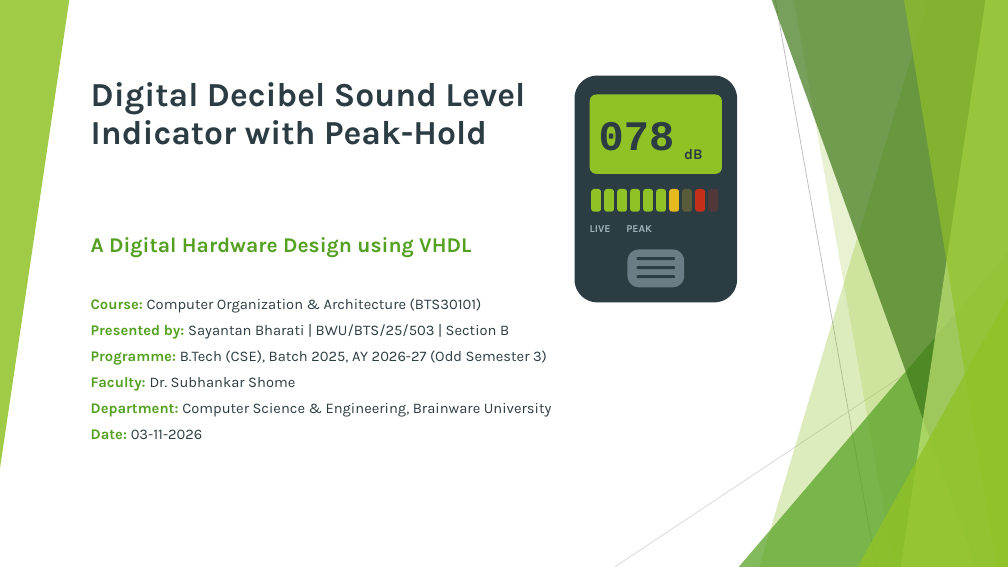
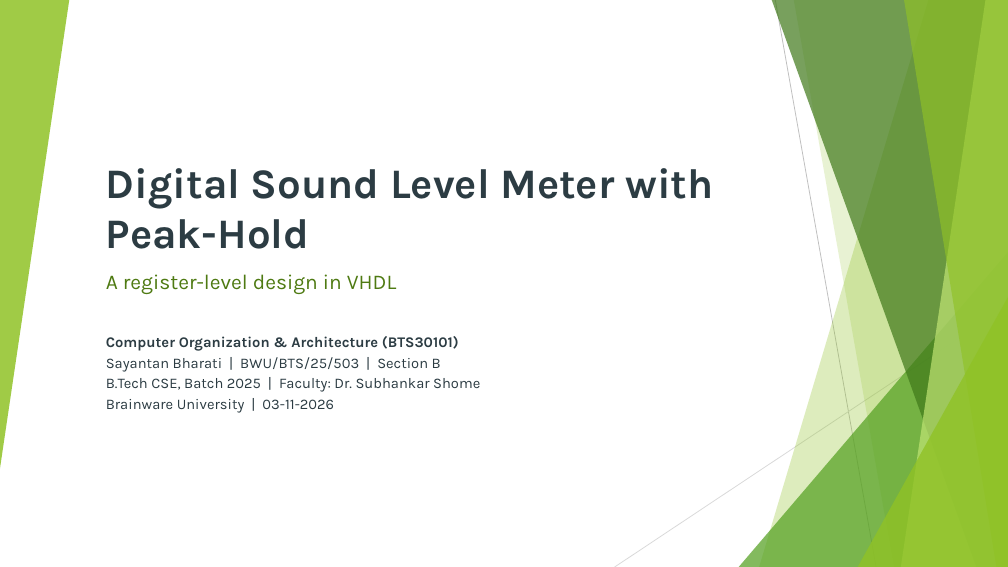
Before and after one commit to Sayantan-B-dev/SM_BtechSyllabusBWU, a slide deck: slide 1 of 3rdSem/Assignments/pptx/coa/PPT_BTS30101_COA_Sayantan_Bharati.pptx. Drawn at 1008x567 pixels with LibreOffice and Linux fonts; fonts in the diff are those of the drawing. Boxes give left, top, right and bottom in pixels: in the first picture for what was removed or moved away, otherwise in the second. Text is boxed around its words. In the diff, an @@ line names an element or a change of style, - is before the commit and + after.

Commit message:
Rewrite COA ppt spec digital-only minimal, add sound_meter VHDL and pdf

```diff
--- a/3rdSem/Assignments/pptx/coa/PPT_BTS30101_COA_Sayantan_Bharati.pptx
+++ b/3rdSem/Assignments/pptx/coa/PPT_BTS30101_COA_Sayantan_Bharati.pptx
@@ rounded rectangle removed at (575,76,737,302) @@
@@ text "Digital Sound Level Meter with ..." at (106,168,713,249): vertical alignment top to bottom @@
@@ rounded rectangle removed at (590,95,722,174) @@
@@ text removed at (599,122,675,151) @@
-078
@@ text removed at (684,149,703,159) @@
-dB
@@ text at (106,168,713,249): text changed; size 32 to 40 pt @@
-Digital Decibel Sound Level Indicator with Peak-Hold
+Digital Sound Level Meter with Peak-Hold
@@ rounded rectangle removed at (591,189,601,212) @@
@@ rounded rectangle removed at (604,189,614,212) @@
@@ rounded rectangle removed at (617,189,627,212) @@
@@ rounded rectangle removed at (631,189,640,212) @@
@@ rounded rectangle removed at (644,189,653,212) @@
@@ rounded rectangle removed at (656,189,666,212) @@
@@ rounded rectangle removed at (669,189,679,212) @@
@@ rounded rectangle removed at (682,189,692,212) @@
@@ rounded rectangle removed at (696,189,706,212) @@
@@ rounded rectangle removed at (709,189,718,212) @@
@@ subtitle removed at (91,237,471,258) @@
-A Digital Hardware Design using VHDL
@@ text removed at (590,225,652,232) @@
-LIVE PEAK
@@ rounded rectangle removed at (628,250,684,287) @@
@@ rounded rectangle removed at (637,257,675,260) @@
@@ rounded rectangle removed at (637,266,675,269) @@
@@ text added at (106,274,397,294), 20 pt, text #4E7A12 @@
+A register-level design in VHDL
@@ rounded rectangle removed at (637,275,675,278) @@
@@ text at (106,336,480,413): text changed @@
-Course: Computer Organization & Architecture (BTS30101)
-Presented by: Sayantan Bharati | BWU/BTS/25/503 | Section B
-Programme: B.Tech (CSE), Batch 2025, AY 2026-27 (Odd Semester 3)
-Faculty: Dr. Subhankar Shome
-Department: Computer Science & Engineering, Brainware University
-Date: 03-11-2026
+Computer Organization & Architecture (BTS30101)
+Sayantan Bharati | BWU/BTS/25/503 | Section B
+B.Tech CSE, Batch 2025 | Faculty: Dr. Subhankar Shome
+Brainware University | 03-11-2026
```
Also in this commit, not shown: 9 slides added, 13 slides removed, 6 other files.
